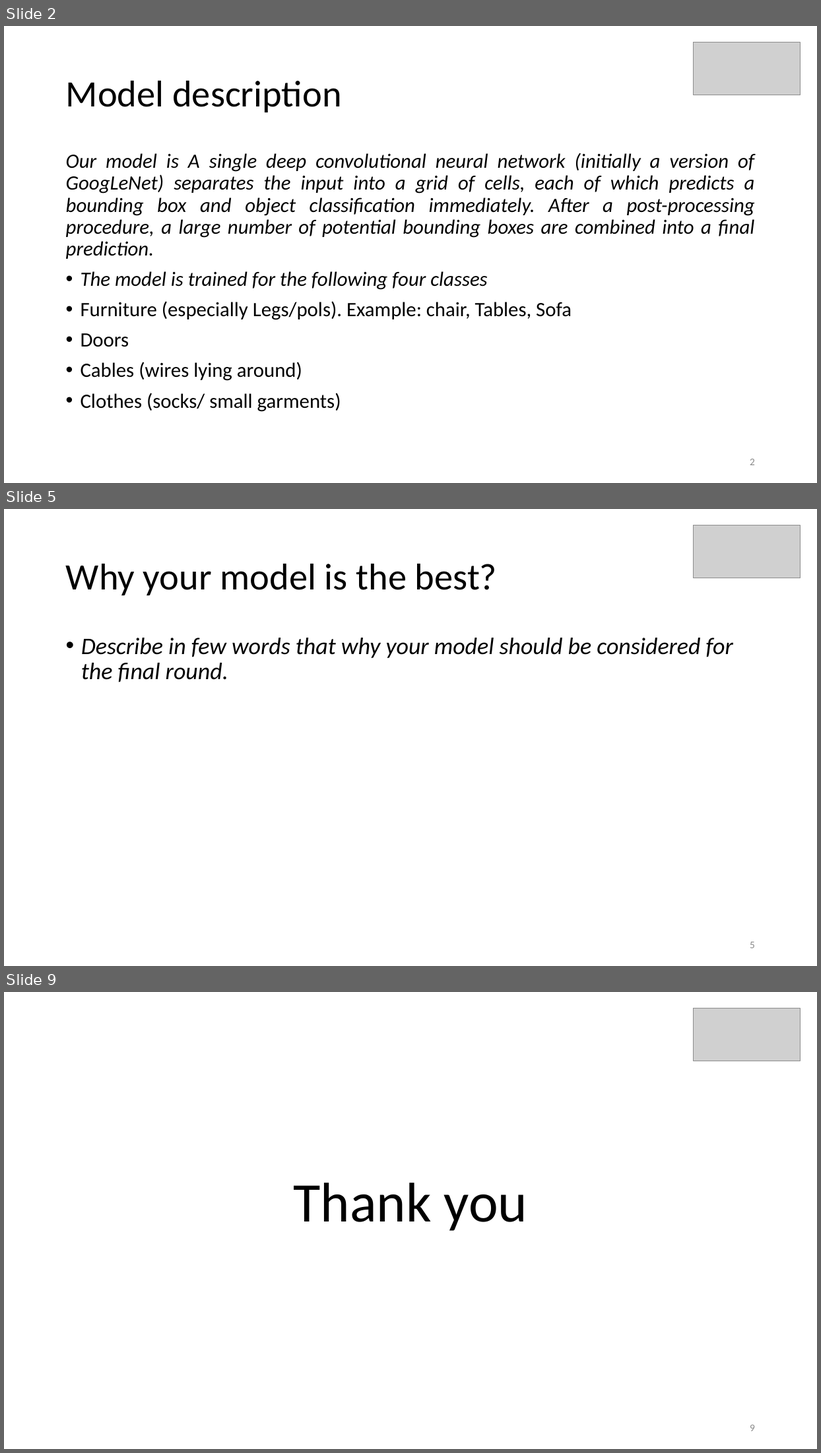
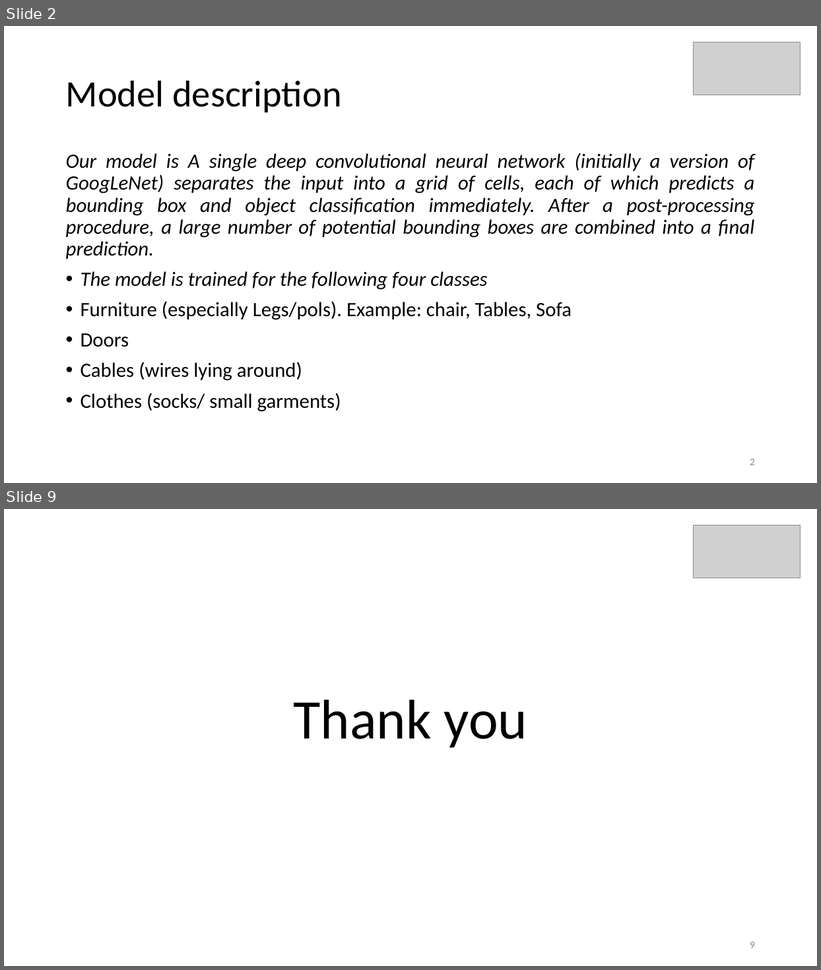
Before and after one commit to Yuvraj-kadale/Sauber, a slide deck: Team sauber.ppt. Shown one above the other, each under a label of ours: slides 2, 5 and 9 before the commit, slides 2 and 9 after it; the slides between them are not shown. The pictures are 821x1453 and 821x970 pixels, drawn with LibreOffice and Linux fonts; fonts in the diff are those of the drawing; grey boxes stand for pictures. Boxes give left, top, right and bottom in pixels: in the first picture for what was removed or moved away, otherwise in the second. Text is boxed around its words. In the diff, an @@ line names an element or a change of style, - is before the commit and + after.

```diff
--- a/Team sauber.ppt
+++ b/Team sauber.ppt
@@ slide 5 removed at [4, 509, 817, 966], background #FFFFFF @@
@@ picture removed at [693, 525, 799, 578] @@
@@ title removed at [66, 563, 497, 595] @@
-Why your model is the best?
@@ text removed at [81, 638, 733, 683] @@
-• Describe in few words that why your model should be considered for the final round.
@@ page number removed at [750, 942, 755, 949] @@
-5
```
Also in this commit, not shown: 4 slides changed, 2 slides added, 1 other slide removed.
